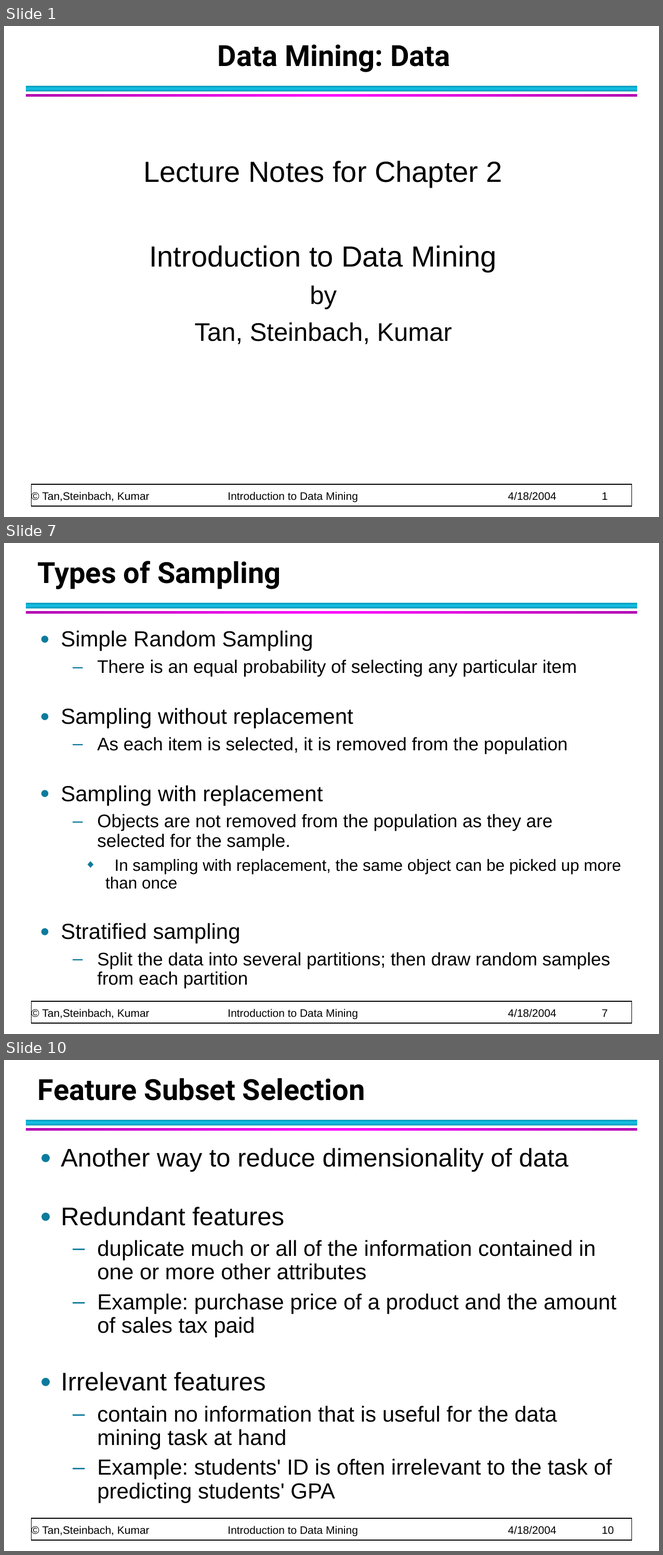
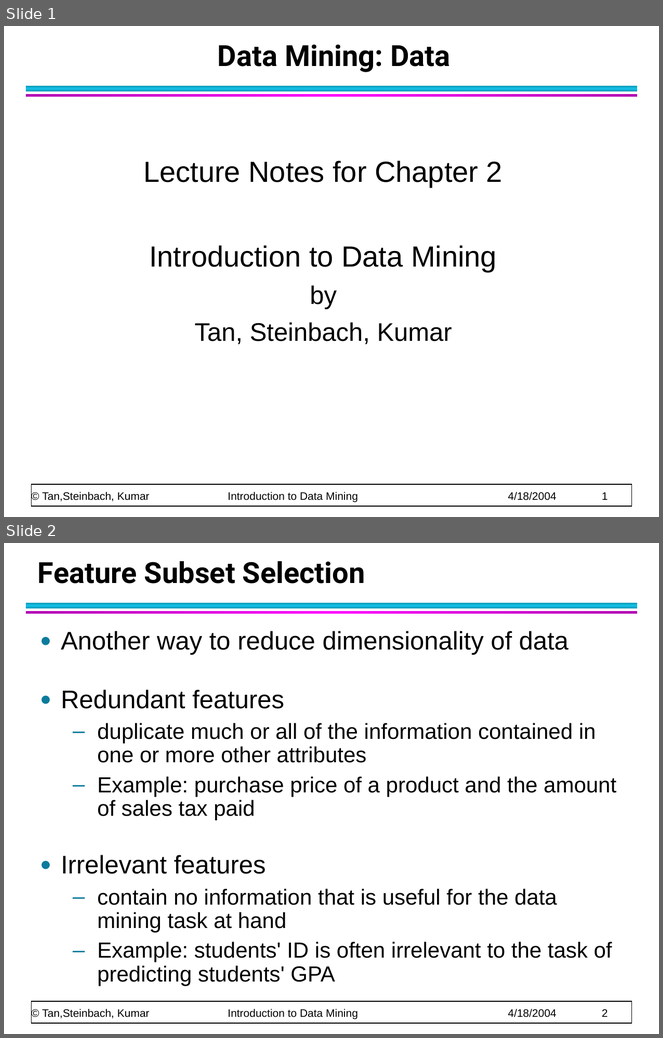
Before and after one commit to CMPT300/CMPT300.github.io, a slide deck: handouts/data/chap2_data_2.ppt. Shown one above the other, each under a label of ours: slides 1, 7 and 10 before the commit, slides 1 and 2 after it; the slides between them are not shown. The pictures are 663x1555 and 663x1038 pixels, drawn with LibreOffice and Linux fonts; fonts in the diff are those of the drawing. Boxes give left, top, right and bottom in pixels: in the first picture for what was removed or moved away, otherwise in the second. Text is boxed around its words. In the diff, an @@ line names an element or a change of style, - is before the commit and + after.

```diff
--- a/handouts/data/chap2_data_2.ppt
+++ b/handouts/data/chap2_data_2.ppt
@@ slide 7 removed at (x1=4, y1=543, x2=659, y2=1034), background #FFFFFF; not listed: 4 template elements that a slide beside it also shows @@
@@ title removed at (x1=38, y1=561, x2=281, y2=589) @@
-Types of Sampling
@@ text removed at (x1=61, y1=630, x2=621, y2=989) @@
-● Simple Random Sampling
-  – There is an equal probability of selecting any particular item
-● Sampling without replacement
-  – As each item is selected, it is removed from the population
-● Sampling with replacement
-  – Objects are not removed from the population as they are selected for the sample.
-    ◆ In sampling with replacement, the same object can be picked up more than once
-● Stratified sampling
-  – Split the data into several partitions; then draw random samples from each partition
@@ what was slide 10 is now slide 2 @@
@@ text at (x1=42, y1=1009, x2=608, y2=1020): text changed @@
-© Tan,Steinbach, Kumar Introduction to Data Mining 4/18/2004 10
+© Tan,Steinbach, Kumar Introduction to Data Mining 4/18/2004 2
```
Also in this commit, not shown: 1 slide changed, 9 slides added, 7 other slides removed, 2 other files.
